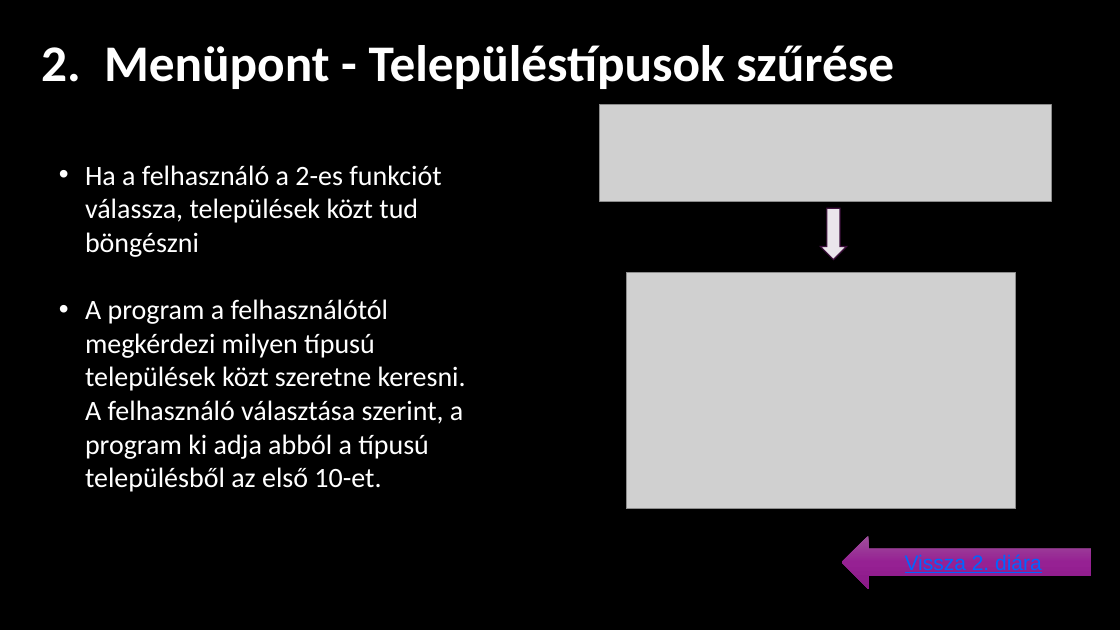
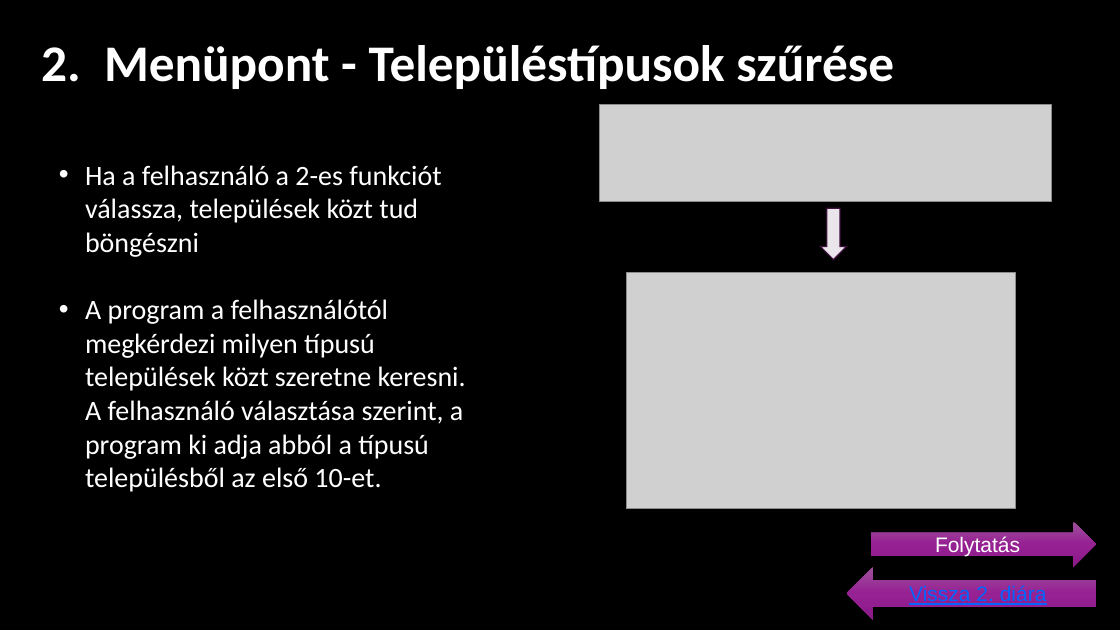
Before and after one commit to danielhu2209/nepesseg2025, a slide deck: slide 4 of nepesseg2025.pptx. Drawn at 1120x630 pixels with LibreOffice and Linux fonts; fonts in the diff are those of the drawing; grey boxes stand for pictures; background and template pictures are left out. Boxes give left, top, right and bottom in pixels: in the first picture for what was removed or moved away, otherwise in the second. Text is boxed around its words. In the diff, an @@ line names an element or a change of style, - is before the commit and + after.

```diff
--- a/nepesseg2025.pptx
+++ b/nepesseg2025.pptx
@@ right arrow added at [870, 522, 1096, 567], fill gradient #9F519D to #972294 to #8B1988, 18 pt, text #FFFFFF @@
+Folytatás
@@ left arrow "Vissza 2. diára": place and size @@
-left arrow "Vissza 2. diára" at [842, 536, 1091, 589]
+left arrow "Vissza 2. diára" at [847, 567, 1096, 620]
```
Also in this commit, not shown: 2 other slides changed.
